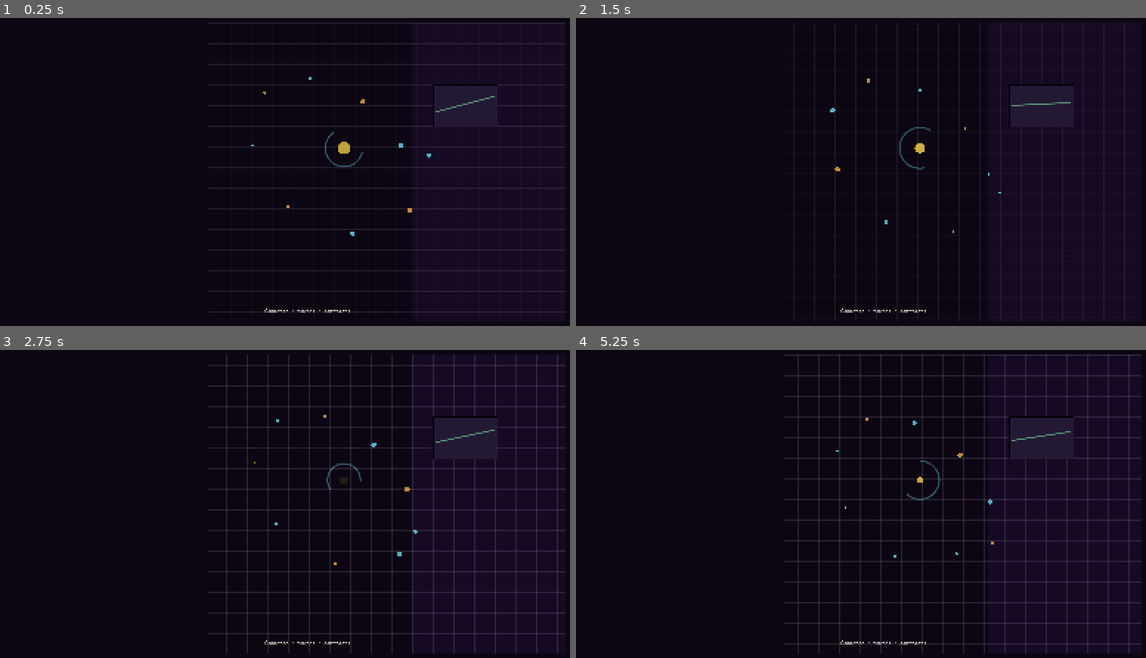
Above: before the commit, frames 1-4 (two rows, left to right).
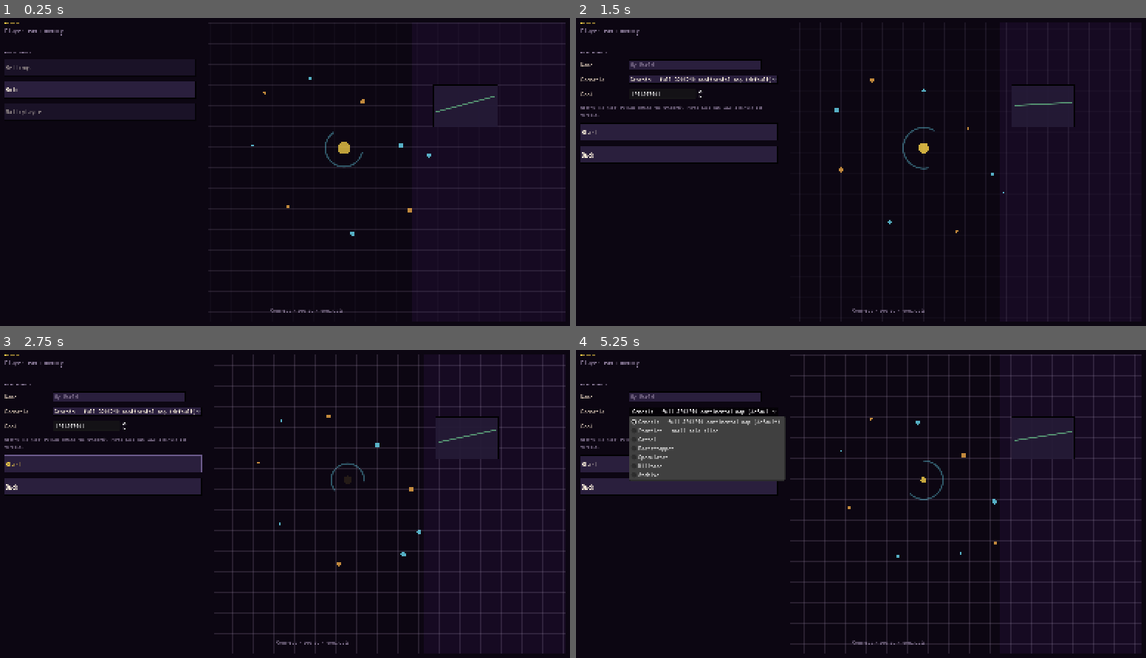
Above: after the commit, the same moments.

Repository: at6132/econ
Game: Godot game, scene res://scenes/GameHome.tscn
The game is run twice, just before and just after one commit, with the same random seed, the same clock (stepped at 60 frames per second) and the same inputs.
Inputs (mouse positions are in pixels of both pictures, inside the frame that each line leads up to):
- Up to frame 1 (0.25 s): no input
- Up to frame 2 (1.5 s): click (678, 88) at 0.5 s, where only the run after the commit has a clickable "Solo"; click (678, 67) at 1.25 s, where only the run after the commit has a clickable "New world"
- Up to frame 3 (2.75 s): click (102, 463) at 2 s, where only the run after the commit has a clickable "Start"
- Up to frame 4 (5.25 s): click (678, 463) at 2.75 s, where only the run after the commit has a clickable "Start"; click (701, 411) at 3.5 s, where only the run after the commit has a clickable "Genesis — full 320×240 contin…"; click (701, 411) at 4.25 s, where only the run after the commit has a clickable "Genesis — full 320×240 contin…"; click (701, 411) at 5 s, where only the run after the commit has a clickable "Genesis — full 320×240 contin…"

The runs differ from the first frame. In frame 1, 2.0% of the frame differs, in the area x 0-62%, y 1-96%; in frame 2, 5.8%; in frame 3, 13%; in frame 4, 17%, in the area x 0-99%, y 1-99%.
Error before the commit: Parse Error: Cannot infer the type of "canon" variable because the value doesn't have a set type. (res://scenes/GameHome.gd:490)

Commit message:
fix(godot): sync claim UI and map owner tint without full reload
WorldState.set_plot_owner and plot_owner_changed for cheap map patches. PlotDetail applies claim immediately; WorldMap caps zoom at 6.8x and adds focus_plot.

Co-authored-by: Cursor <cursoragent@cursor.com>

Diff:
--- a/realm_client/autoloads/WorldState.gd
+++ b/realm_client/autoloads/WorldState.gd
@@ -16,7 +16,11 @@
 
 
 # ── Player state ─────────────────────────────────────────────────────────────
+## Must match ``engine/realm/core/player_economy.PLAYER_STARTING_CASH_CENTS``.
+const PLAYER_STARTING_CASH_CENTS: int = 10_000_000
 var player_cash_cents: int = 0
+## Canon starting balance for a fresh human (from ``GET /world/static`` / ``/dev/reset``).
+var player_starting_cash_cents: int = PLAYER_STARTING_CASH_CENTS
 var player_net_worth_cents: int = 0
 var party_id: String = "player"
 var display_name: String = "Player"
@@ -104,6 +108,8 @@
 signal feed_updated
 signal market_updated
 signal map_updated
+## Single-plot owner change (claim, purchase) — cheap map tint refresh only.
+signal plot_owner_changed(plot_id: String)
 signal player_updated
 signal static_updated
 
@@ -272,6 +278,10 @@
 func apply_static(data: Dictionary) -> void:
 	if data.is_empty():
 		return
+	player_starting_cash_cents = variant_to_int(
+		data.get("player_starting_cash_cents", player_starting_cash_cents),
+		player_starting_cash_cents,
+	)
 	ticks_per_game_day = variant_to_int(data.get("ticks_per_game_day", ticks_per_game_day), ticks_per_game_day)
 	real_seconds_per_game_day = variant_to_int(data.get("real_seconds_per_game_day", real_seconds_per_game_day), real_seconds_per_game_day)
 	if data.has("sim_speed_presets"):
@@ -617,6 +627,19 @@
 	return {}
 
 
+func set_plot_owner(plot_id: String, owner: String) -> void:
+	if plot_id.is_empty():
+		return
+	var row: Dictionary
+	if plots.has(plot_id):
+		row = (plots[plot_id] as Dictionary).duplicate(true)
+	else:
+		row = {"id": plot_id}
+	row["owner"] = owner
+	plots[plot_id] = row
+	plot_owner_changed.emit(plot_id)
+
+
 func get_plot_ui(plot_id: String) -> Dictionary:
 	var base: Dictionary = plots.get(plot_id, {}).duplicate(true)
 	if not base.has("id") or str(base.get("id", "")).is_empty():
--- a/realm_client/scenes/WorldMap.gd
+++ b/realm_client/scenes/WorldMap.gd
@@ -8,9 +8,10 @@
 ## ``1.0`` = cannot zoom out past that cover zoom (map always fills the map panel; excess crops top/bottom or sides).
 const FIT_ZOOM_EPS := 1e-9
 const ZOOM_RELATIVE_MIN := 1.0
-## Enough headroom to multiply tiny overview zooms up to street-level; bounded below by hard max.
-const ZOOM_RELATIVE_MAX := 65536.0
-const CAM_ZOOM_ABS_MAX := 16384.0
+## Max zoom-in vs fit-to-viewport (matches web ``MAP_ZOOM_MAX`` = 6.8).
+const ZOOM_RELATIVE_MAX := 6.8
+## Hard ceiling on Camera2D.zoom; normal play hits ``ZOOM_RELATIVE_MAX`` first.
+const CAM_ZOOM_ABS_MAX := 256.0
 const WHEEL_ZOOM_STEP := 1.18
 const DEMO_SEED := 42
 const DEMO_W := 48
@@ -117,6 +118,41 @@
 	_fit_camera_to_mesh()
 
 
+## Pan/zoom to ``plot_id`` at max zoom-in, select it, and draw the gold deed highlight.
+func focus_plot(plot_id: String) -> void:
+	if _mesh == null or plot_id.is_empty():
+		return
+	var p: Dictionary = WorldState.plots.get(plot_id, {})
+	if p.is_empty():
+		return
+	var cell_set := _plot_cell_set(p, plot_id)
+	if cell_set.is_empty():
+		return
+	var centroid := _parcel_centroid(cell_set)
+	var anchor_gx := -1
+	var anchor_gy := -1
+	for key in cell_set.keys():
+		var parts: PackedStringArray = str(key).split(",")
+		if parts.size() != 2:
+			continue
+		anchor_gx = int(parts[0])
+		anchor_gy = int(parts[1])
+		break
+	if anchor_gx < 0:
+		return
+	_selected_plot_id = plot_id
+	_selected_gx = anchor_gx
+	_selected_gy = anchor_gy
+	var z_fit := _min_zoom_viewport_cover_map()
+	_fit_ref_zoom = z_fit
+	var z_max := minf(z_fit * ZOOM_RELATIVE_MAX, CAM_ZOOM_ABS_MAX)
+	_cam_zoom = z_max
+	_sync_camera_zoom()
+	camera.position = centroid
+	_clamp_camera_position()
+	_invalidate_draw_buffer()
+
+
 func set_overlay_mode(mode: String, mineral: String = "coal") -> void:
 	_overlay_mode = mode
 	if mineral != "":
@@ -132,6 +168,7 @@
 	camera.position_smoothing_enabled = false
 	WorldState.world_updated.connect(_on_world_updated)
 	WorldState.map_updated.connect(_on_map_ready)
+	WorldState.plot_owner_changed.connect(_on_plot_owner_changed)
 	# Player-only updates (cash, inventory, owned plots) ride on the
 	# realtime tick and don't need a 76800-cell cache rebuild.
 	WorldState.player_updated.connect(_on_player_updated)
@@ -178,6 +215,41 @@
 		_map_cell_count() > LARGE_MAP_CELLS
 		or WorldState.plots.size() > MAX_PARCEL_POLYGON_PLOTS
 	)
+
+
+func _on_plot_owner_changed(plot_id: String) -> void:
+	if _loading_world or _mesh == null or _cell_flags.is_empty():
+		return
+	_patch_plot_owner_flags(plot_id)
+	_invalidate_draw_buffer()
+
+
+func _patch_plot_owner_flags(plot_id: String) -> void:
+	var p: Dictionary = WorldState.plots.get(plot_id, {})
+	if p.is_empty():
+		return
+	var my_party := WorldState.party_id
+	var transparent := Color(0, 0, 0, 0)
+	var total := _cell_flags.size()
+	for idx in range(total):
+		if _cell_pids[idx] != plot_id:
+			continue
+		var flags := _cell_flags[idx] | 0x1
+		flags &= ~0xE  # clear owner / mine / surveyed bits; keep has_plot
+		var owner_v: Variant = p.get("owner", null)
+		if owner_v != null and str(owner_v) != "":
+			flags |= 0x8
+			var ov_str := str(owner_v)
+			if ov_str == my_party:
+				flags |= 0x2
+			_cell_owner_tints[idx] = MapHash.owner_tint_color(ov_str)
+			_cell_owner_accents[idx] = MapHash.owner_accent_color(ov_str)
+		else:
+			_cell_owner_tints[idx] = transparent
+			_cell_owner_accents[idx] = transparent
+		if bool(p.get("surveyed", false)):
+			flags |= 0x4
+		_cell_flags[idx] = flags
 
 
 func _on_player_updated() -> void:
--- a/realm_client/scenes/panels/PlotDetail.gd
+++ b/realm_client/scenes/panels/PlotDetail.gd
@@ -92,6 +92,7 @@
 	build_btn.pressed.connect(_on_build_btn)
 	list_for_sale_btn.pressed.connect(_on_list_for_sale)
 	get_viewport().size_changed.connect(_on_viewport_resized)
+	WorldState.player_updated.connect(_on_world_state_player_updated)
 
 
 func _on_viewport_resized() -> void:
@@ -141,7 +142,22 @@
 
 
 func close() -> void:
+	if WorldState.player_updated.is_connected(_on_world_state_player_updated):
+		WorldState.player_updated.disconnect(_on_world_state_player_updated)
 	_slide_out()
+
+
+func _on_world_state_player_updated() -> void:
+	if _plot_id.is_empty() or not is_inside_tree():
+		return
+	_refresh_plot_panel_from_state()
+
+
+func _refresh_plot_panel_from_state() -> void:
+	_plot_data = WorldState.get_plot_ui(_plot_id)
+	var base: Dictionary = WorldState.plots.get(_plot_id, _plot_data)
+	_populate(base)
+	_refresh_buildings()
 
 
 func _slide_in() -> void:
@@ -395,25 +411,29 @@
 		_plot_id,
 		func(data: Dictionary) -> void:
 			if bool(data.get("ok", false)):
-				claim_section.hide()
-				API.get_world_map(
-					func(m: Dictionary) -> void:
-						WorldState.apply_map(m)
-						API.get_world_player(
-							func(pdata: Dictionary) -> void:
-								WorldState.apply_player(pdata)
-								_plot_data = WorldState.get_plot_ui(_plot_id)
-								_populate(WorldState.plots.get(_plot_id, _plot_data))
-								_refresh_buildings(),
-							WorldState.party_id,
-						)
+				var owner := str(data.get("owner", WorldState.party_id))
+				if owner.is_empty():
+					owner = WorldState.party_id
+				_apply_claimed_ui(owner)
+				MainFeedback.toast("Plot %s claimed" % _plot_id)
+				API.get_world_summary(WorldState.party_id, func(s): WorldState.apply_summary(s))
+				API.get_world_player(
+					func(pdata: Dictionary) -> void:
+						WorldState.apply_player(pdata)
+						_refresh_plot_panel_from_state(),
+					WorldState.party_id,
 				)
-				API.get_world_summary(WorldState.party_id, func(s): WorldState.apply_summary(s))
+				API.get_world_map(func(m: Dictionary) -> void: WorldState.apply_map(m))
 			else:
 				claim_btn.disabled = false
 				claim_btn.text = "Claim plot"
 				_show_error(str(data.get("reason", "Claim failed")))
 	)
+
+
+func _apply_claimed_ui(owner: String) -> void:
+	WorldState.set_plot_owner(_plot_id, owner)
+	_refresh_plot_panel_from_state()
 
 
 func _on_survey() -> void:
